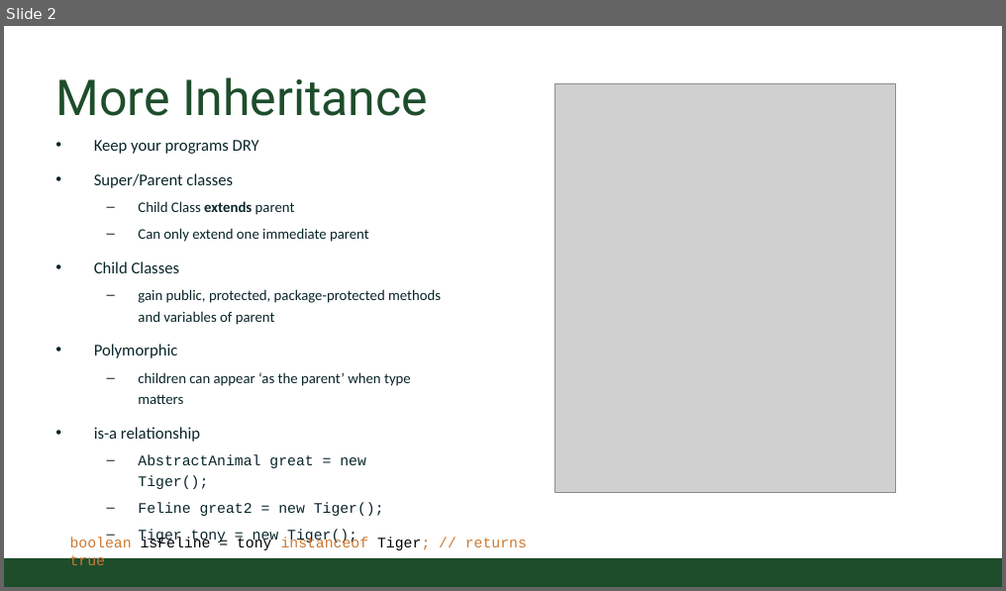
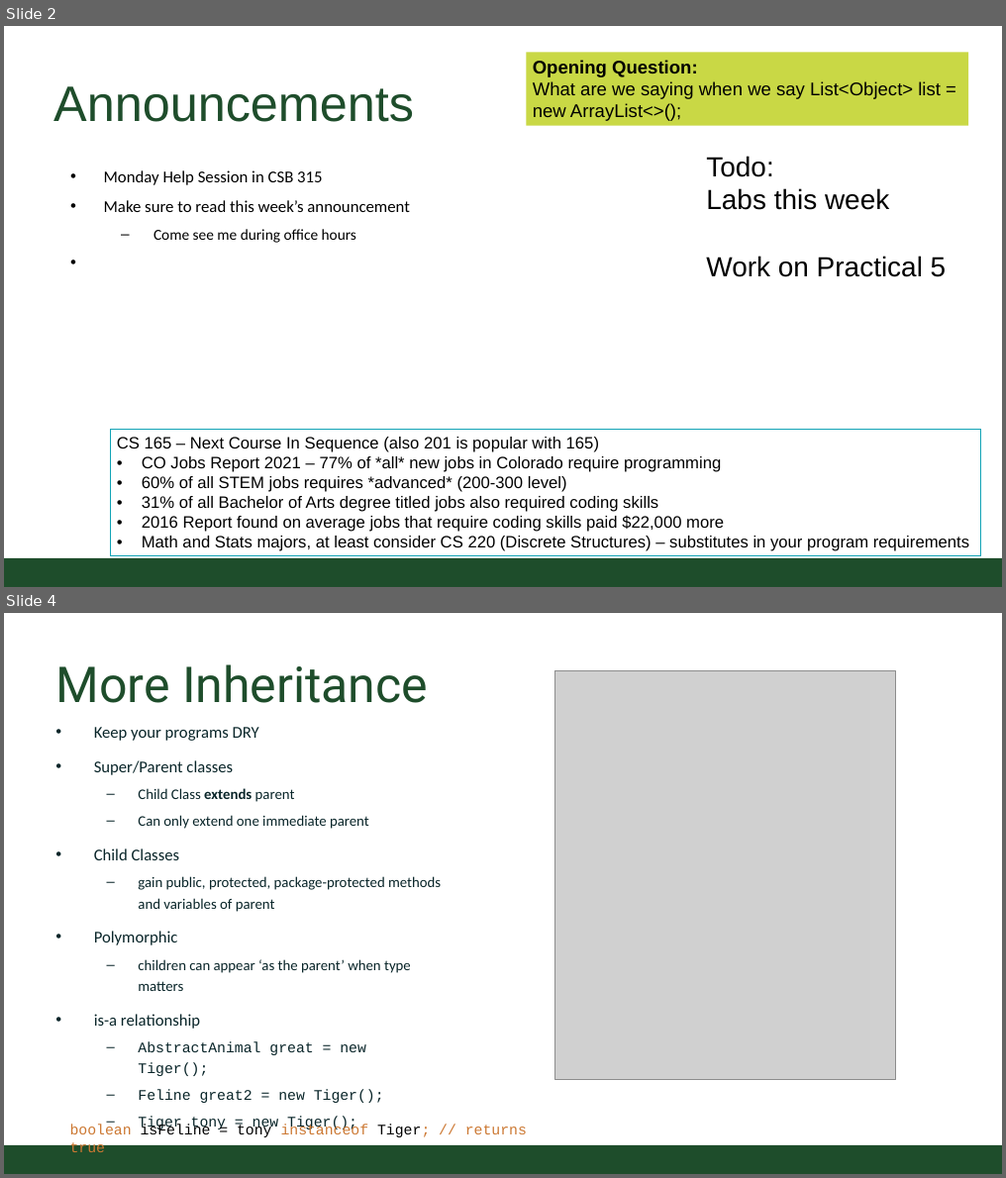
Before and after one commit to CSU-CompSci-CS163-4/Handouts, a slide deck: slides/On-Campus/13_02_PolymorphicLife.pptx. Shown one above the other, each under a label of ours: slide 2 before the commit, slides 2 and 4 after it; the slides between them are not shown. The pictures are 1006x591 and 1006x1178 pixels, drawn with LibreOffice and Linux fonts; fonts in the diff are those of the drawing; grey boxes stand for pictures; background and template pictures are left out. Boxes give left, top, right and bottom in pixels: in the first picture for what was removed or moved away, otherwise in the second. Text is boxed around its words. In the diff, an @@ line names an element or a change of style, - is before the commit and + after.

```diff
--- a/slides/On-Campus/13_02_PolymorphicLife.pptx
+++ b/slides/On-Campus/13_02_PolymorphicLife.pptx
@@ slide 2 added at (4, 26, 1002, 587), background #FFFFFF @@
@@ rectangle added at (526, 53, 968, 126), fill #C9D845, 20 pt, text #000000 @@
+Opening Question:
+What are we saying when we say List<Object> list = new ArrayList<>();
@@ title added at (54, 86, 414, 122), 54.4 pt, text #1E4D2B @@
+Announcements
@@ text added at (104, 171, 410, 243), 18.1 pt, text #000000 @@
+• Monday Help Session in CSB 315
+• Make sure to read this week’s announcement
+  – Come see me during office hours
@@ text added at (706, 156, 946, 277), 30.2 pt, text #000000 @@
+Todo:
+Labs this week
+Work on Practical 5
@@ rectangle added at (110, 430, 981, 557), outline #12A3B6 0.75 pt, 18 pt, text #000000 @@
+CS 165 – Next Course In Sequence (also 201 is popular with 165)
+• CO Jobs Report 2021 – 77% of *all* new jobs in Colorado require programming
+• 60% of all STEM jobs requires *advanced* (200-300 level)
+• 31% of all Bachelor of Arts degree titled jobs also required coding skills
+• 2016 Report found on average jobs that require coding skills paid $22,000 more
+• Math and Stats majors, at least consider CS 220 (Discrete Structures) – substitutes in your program requirements
@@ rectangle added at (4, 559, 1002, 587), fill #1E4D2B @@
@@ what was slide 2 is now slide 4 @@
```
Also in this commit, not shown: 1 slide changed, 3 other slides added.
